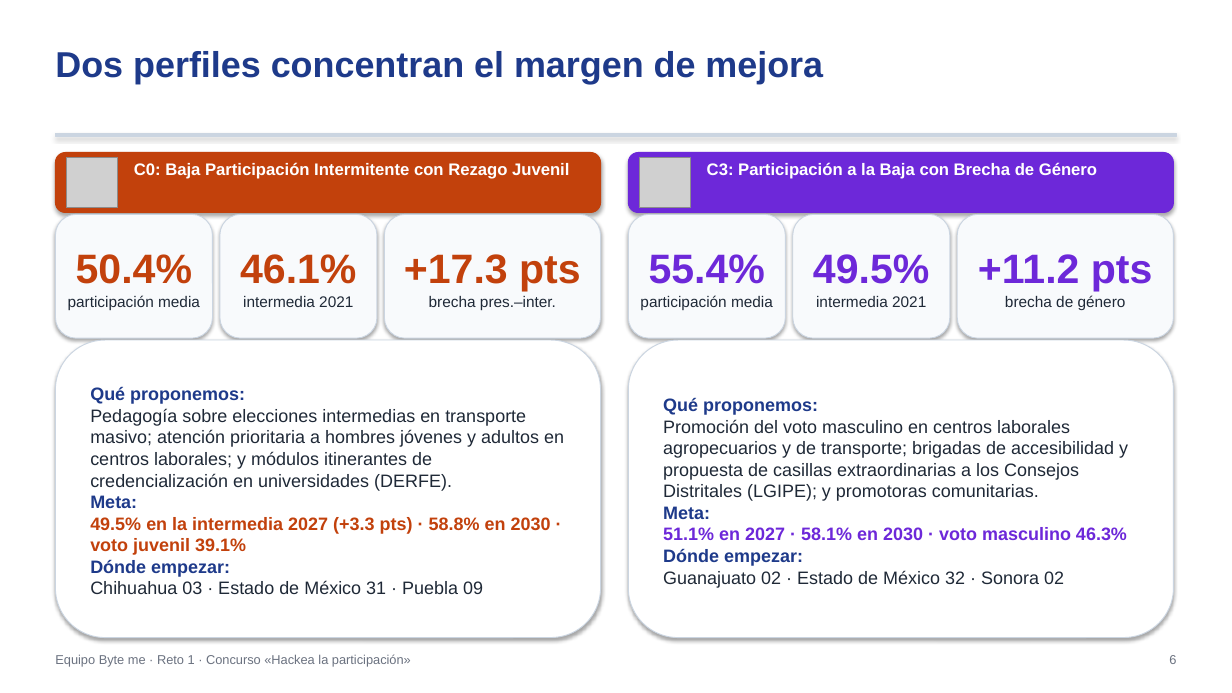
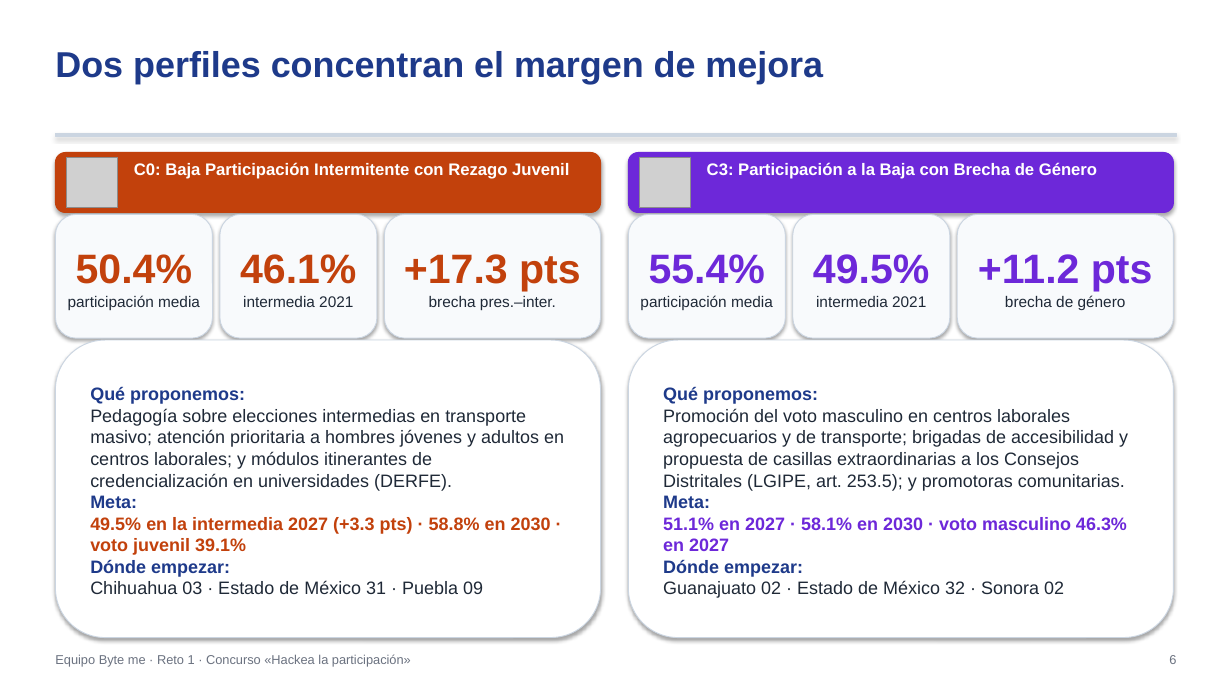
Before and after one commit to Johanan1113/Hackaton_INE_byte_me, a slide deck: slide 6 of outputs/entregables/Presentacion_Ejecutiva_ByteMe.pptx. Drawn at 1232x693 pixels with LibreOffice and Linux fonts; fonts in the diff are those of the drawing; grey boxes stand for pictures. Boxes give left, top, right and bottom in pixels: in the first picture for what was removed or moved away, otherwise in the second. Text is boxed around its words. In the diff, an @@ line names an element or a change of style, - is before the commit and + after.

```diff
--- a/outputs/entregables/Presentacion_Ejecutiva_ByteMe.pptx
+++ b/outputs/entregables/Presentacion_Ejecutiva_ByteMe.pptx
@@ text in rounded rectangle at (663, 408, 1128, 491): text changed @@
-Promoción del voto masculino en centros laborales agropecuarios y de transporte; brigadas de accesibilidad y propuesta de casillas extraordinarias a los Consejos Distritales (LGIPE); y promotoras comunitarias.
+Promoción del voto masculino en centros laborales agropecuarios y de transporte; brigadas de accesibilidad y propuesta de casillas extraordinarias a los Consejos Distritales (LGIPE, art. 253.5); y promotoras comunitarias.
@@ text in rounded rectangle at (663, 517, 1127, 551): text changed @@
-51.1% en 2027 · 58.1% en 2030 · voto masculino 46.3%
+51.1% en 2027 · 58.1% en 2030 · voto masculino 46.3% en 2027
```
Also in this commit, not shown: 6 other slides changed, 18 other files.
